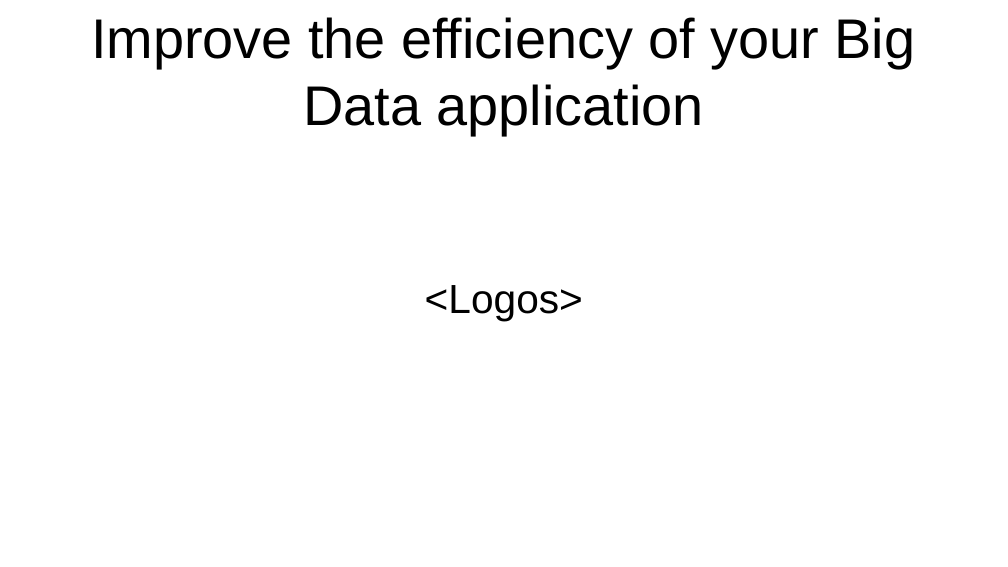
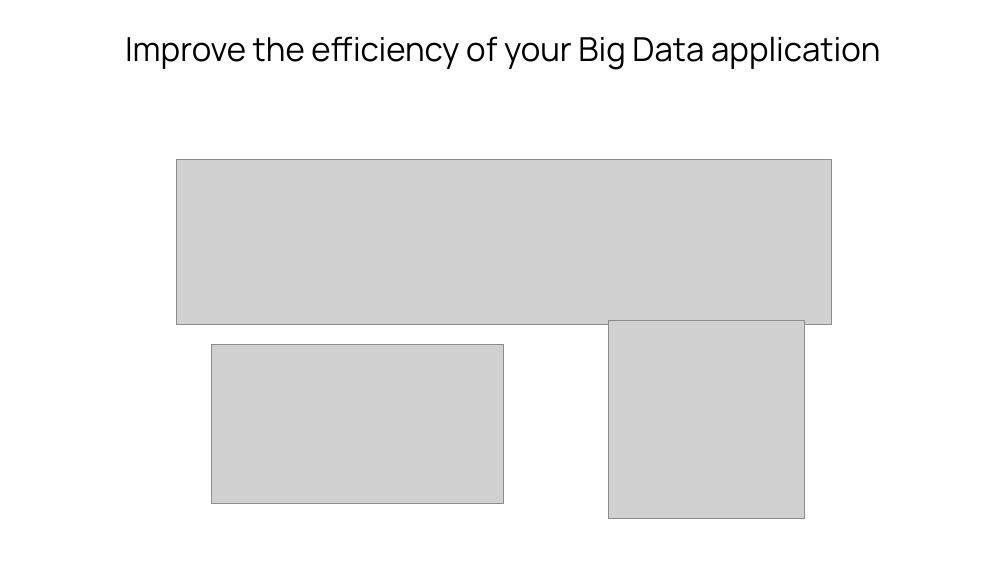
Before and after one commit to inaos/iron-array, a slide deck: slide 1 of decks/pyDataNyc2019.odp. Drawn at 1008x567 pixels with LibreOffice and Linux fonts; fonts in the diff are those of the drawing; grey boxes stand for pictures. Boxes give left, top, right and bottom in pixels: in the first picture for what was removed or moved away, otherwise in the second. Text is boxed around its words. In the diff, an @@ line names an element or a change of style, - is before the commit and + after.

Commit message:
updated deck

```diff
--- a/decks/pyDataNyc2019.odp
+++ b/decks/pyDataNyc2019.odp
@@ title "Improve the efficiency of your ...": place and size @@
-title "Improve the efficiency of your ..." at bbox=[91, 17, 916, 135]
+title "Improve the efficiency of your ..." at bbox=[125, 36, 880, 70]
@@ title "Improve the efficiency of your ..." at bbox=[125, 36, 880, 70]: size 44 to 26 pt, font Arial to Manrope @@
@@ picture added at bbox=[177, 159, 832, 325] @@
@@ subtitle removed at bbox=[425, 285, 583, 320] @@
-<Logos>
@@ picture added at bbox=[608, 320, 805, 519] @@
@@ picture added at bbox=[211, 344, 504, 503] @@
```
Also in this commit, not shown: 8 other slides changed, 2 slides added, 3 slides removed.
